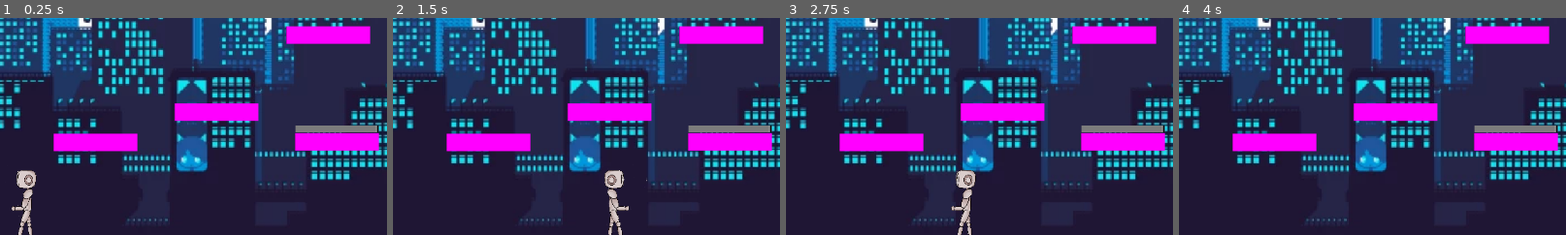
Above: before the commit, frames 1-4 (left to right).
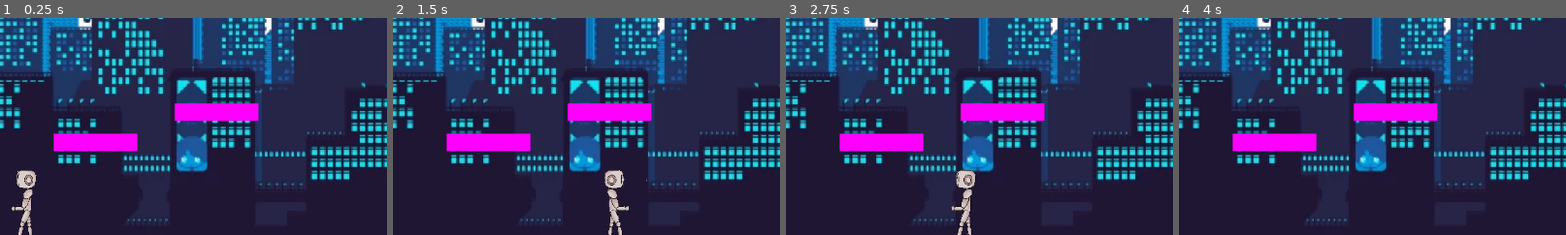
Above: after the commit, the same moments.

Repository: Lux2739/game-jam-2026
Game: Godot game, scene res://scenes/level_1.tscn
Two runs of this game, one before a commit and one after it. Both use one fixed random seed, a clock stepped at 60 frames per second and the inputs below. This scene is started directly instead of the project's main scene.
Inputs:
- Up to frame 1 (0.25 s): no input
- Up to frame 2 (1.5 s): tap Enter at 0.5 s; hold Right (ui_right) from 0.53 s (still down); tap Up (ui_up) at 0.77 s
- Up to frame 3 (2.75 s): tap Up (ui_up) at 1.52 s; release Right (ui_right) at 2.03 s; hold Left (ui_left) from 2.03 s (still down)
- Up to frame 4 (4 s): release Left (ui_left) at 2.78 s; hold Right (ui_right) from 2.78 s (still down); tap Up (ui_up) at 3.02, 3.77 s
The pictures show only the part of the screen within x 19-69%, y 49-98%; the shares and areas given below are measured in that part.

The runs differ from the first frame. In frame 1, 4.4% of the frame differs, in the area x 73-98%, y 3-62%; in frame 2, 4.4%; in frame 3, 4.4%; in frame 4, 4.4%.

Commit message:
finBase2

Diff:
--- a/scenes/level_1.tscn
+++ b/scenes/level_1.tscn
@@ -144,7 +144,7 @@
 texture = ExtResource("3_4nkto")
 
 [node name="CollisionShape2D" type="CollisionShape2D" parent="Area2D" unique_id=24848970]
-position = Vector2(371.25, 556.25)
+position = Vector2(371, 553)
 shape = SubResource("RectangleShape2D_fcfvj")
 
 [node name="Player" parent="." unique_id=874490068 groups=["player"] instance=ExtResource("4_5xbjy")]
